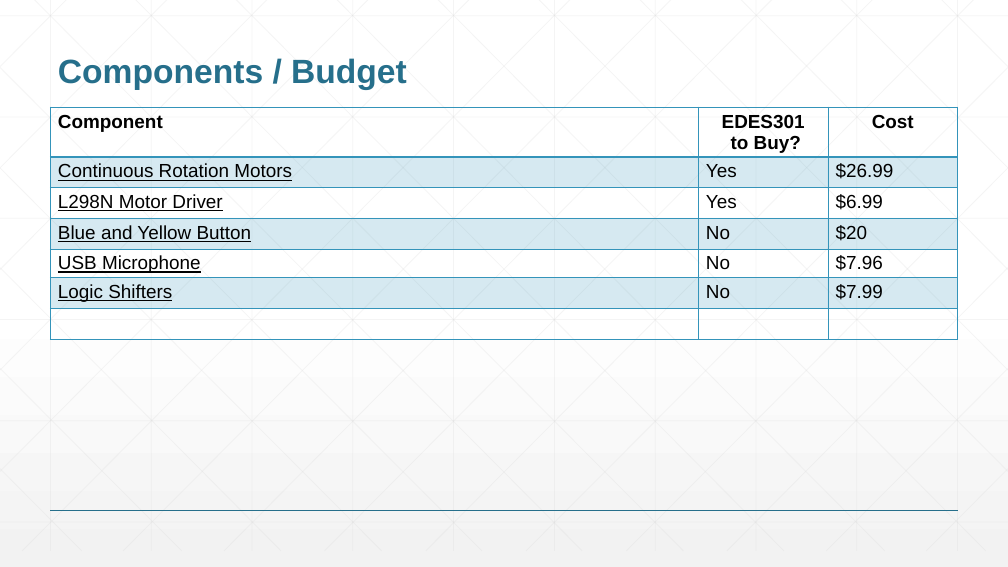
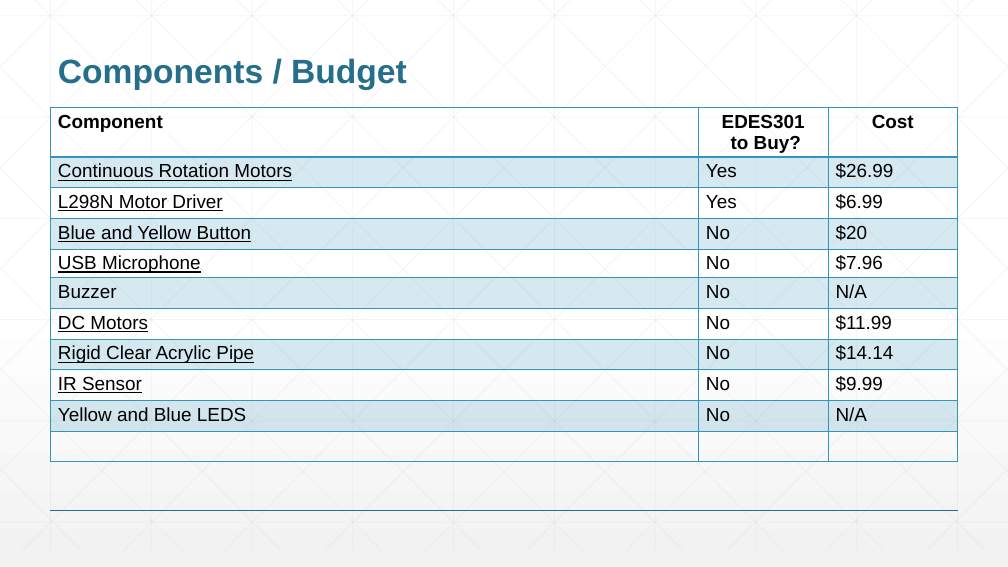
Before and after one commit to BrianoAden/Dog-Treat-Launcher, a slide deck: slide 5 of project_01/docs/Briano_EDES301_project_01_proposal.pptx. Drawn at 1008x567 pixels with LibreOffice and Linux fonts; fonts in the diff are those of the drawing. Boxes give left, top, right and bottom in pixels: in the first picture for what was removed or moved away, otherwise in the second. Text is boxed around its words. In the diff, an @@ line names an element or a change of style, - is before the commit and + after.

```diff
--- a/project_01/docs/Briano_EDES301_project_01_proposal.pptx
+++ b/project_01/docs/Briano_EDES301_project_01_proposal.pptx
@@ table at (x1=51, y1=107, x2=957, y2=426) @@
-row 6: Logic Shifters | No | $7.99
+row 6: Buzzer | No | N/A
+row 7: DC Motors | No | $11.99
+row 8: Rigid Clear Acrylic Pipe | No | $14.14
+row 9: IR Sensor | No | $9.99
+row 10: Yellow and Blue LEDS | No | N/A
```
Also in this commit, not shown: 1 other slide changed, 2 slides added, 2 slides removed, 1 other file.
